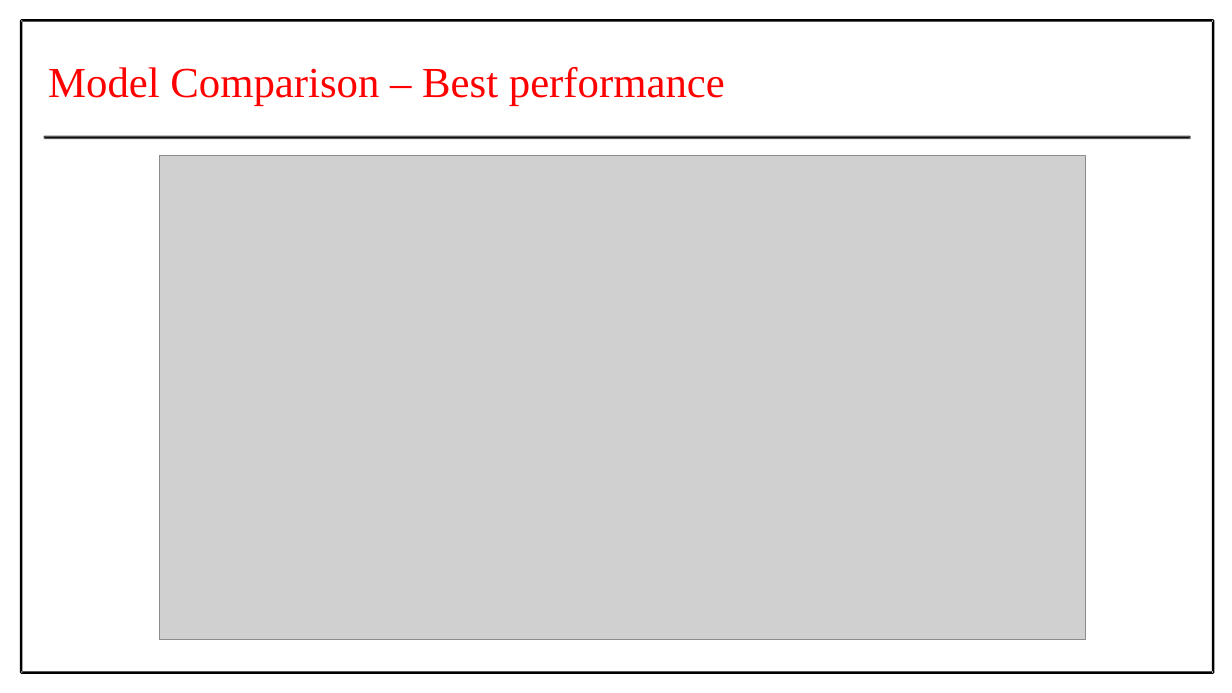
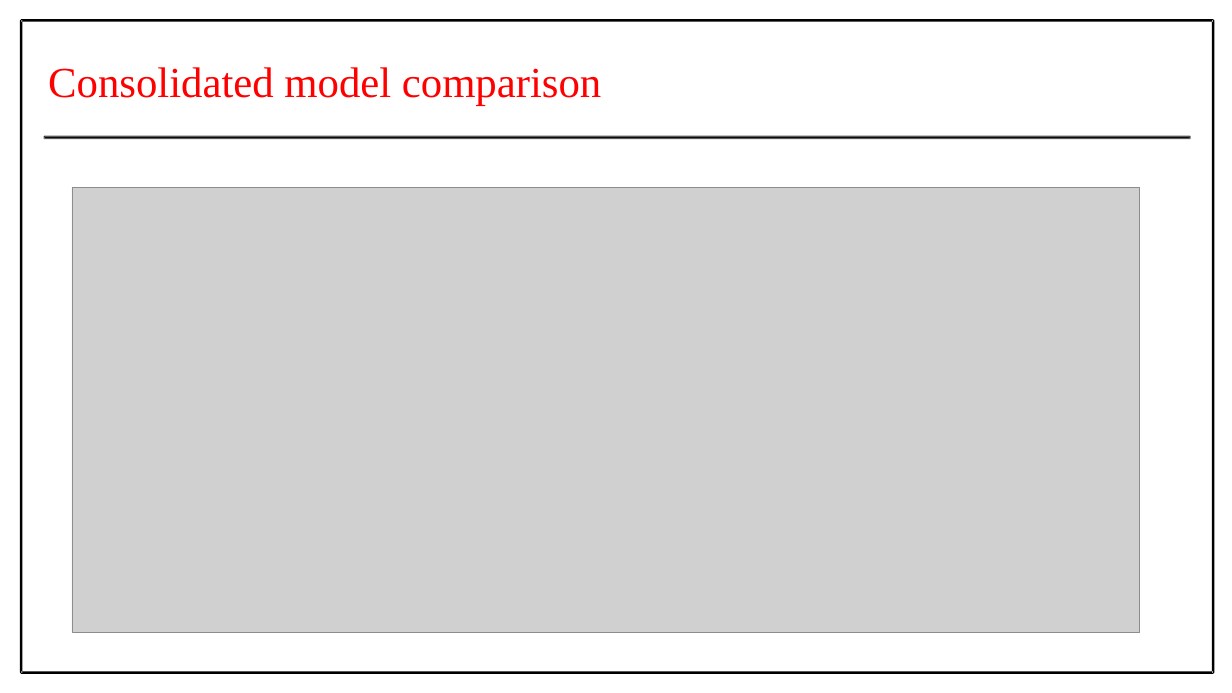
Before and after one commit to Prithiv-vijai/5g_MEC, a slide deck: slide 27 of Batch_4 IT-G2.pptx (slide 24 before the commit). Drawn at 1232x693 pixels with LibreOffice and Linux fonts; fonts in the diff are those of the drawing; grey boxes stand for pictures. Boxes give left, top, right and bottom in pixels: in the first picture for what was removed or moved away, otherwise in the second. Text is boxed around its words. In the diff, an @@ line names an element or a change of style, - is before the commit and + after.

Commit message:
first review change - categorised models (14 models)

```diff
--- a/Batch_4 IT-G2.pptx
+++ b/Batch_4 IT-G2.pptx
@@ text at (x1=48, y1=67, x2=601, y2=106): text changed @@
-Model Comparison – Best performance
+Consolidated model comparison
@@ picture resized from (x1=159, y1=156, x2=1085, y2=639) to (x1=72, y1=187, x2=1140, y2=632) @@
```
Also in this commit, not shown: 6 other slides changed, 4 slides added, 27 other files.
